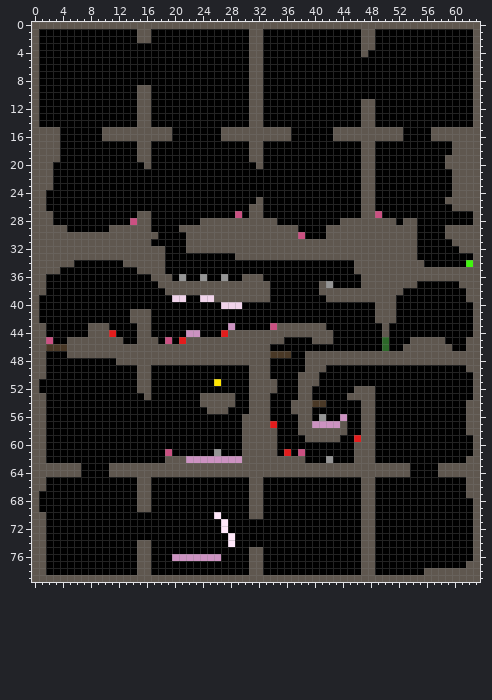
A pixel-art file gets an edit: Levels.ase. That is the earlier state.
64x80 pixels, 1 frame.
And afterwards:
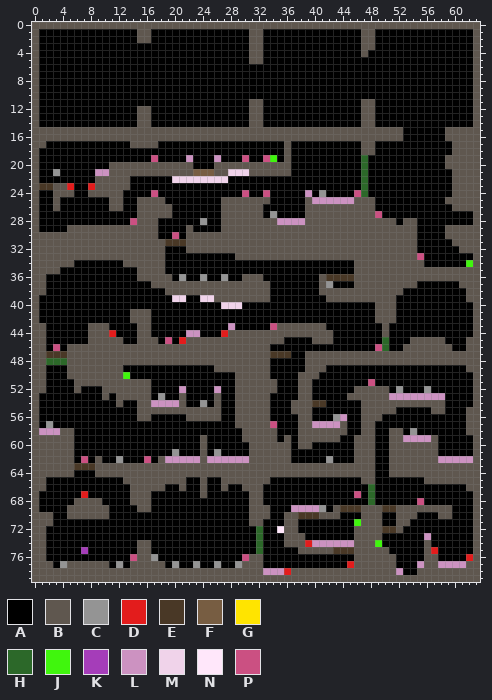
Palette (. is transparent): A #000000  B #5f574f  C #949494  D #e31c1c  E #493826  F #775d42  G #ffe400  H #2c6829  J #40f60d  K #a53db9  L #cc92c1  M #f0d3ea  N #ffe7fa  P #cb5082
The exact change:
layer "Coins" now hidden
Changed rows in their new state; - is an unchanged pixel.
first column x 15:
 6 ----------------AA
 7 ----------------AA
 8 ----------------AA
 9 AA--------------AA
10 AA--------------AA
11 AA----------------
first column x 1:
15 ---BBBBBB----------BBBBBBB----------BBBBBB--------------AA
16 ---BBBBBB----------BBBBBBB----------BBBBBB--------------AA
17 -AA----------B--B-------------AA---B----------------------
18 AAA-----------AA--------------AA---B----------------------
19 AAA-----------AAP----L---L---PAAPJ-B----------HA----------
20 AA--------BBBBB-BBBBBB---BBBBBB-BBBB----------HA----------
21 AAC-----LLBBBBBBBBBBBBFFFBBMMMBBBBBB----------HA----------
22 AA------BBBBB------MMMMMMMM-------------------HA----------
23 EEBBD--DBBBBB---------------------------------HA----------
24 A-BBB--BBBBB----P------------P--P-----L-C----PHA----------
25 A-B-------BB--BBBB--------BBBBB-B-----BLLLLLLB------------
26 A-B-------BB--BBBBB-------BBBB--------BBBBBBBB------------
27 AA--------------BBB-------BBBB---C----BBBBBBBB------------
28 AA--------------B------CAA--------LLLLBBBBB---------------
29 AAAABBBBBB------B---A-AAAA-----------BBBB-----------------
30 -------------------P-----------------BBBB-----------------
31 ----------------BBEEE-------------------------------------
33 ------------------------------------------------------P---
36 --------------BB------------------------BEEEEB------------
37 ----------------B----------------------------B------------
first column x 1:
45 -A--AAA-------------------------------------------------------
46 -APA--------------------------------------------P-------------
47 -EEE----------------------------------------------------------
48 -HHHBBBBBBB---------------------------------------------------
49 ----BBBBBBBB--AA---------BBBBB--------------------------------
50 ----BBBBBBBBJ-AA------------BB--------------------------------
51 B----BBBBBBBBB-----------A--BB---------A-------P--------------
52 B----B---BBBBB------L----L--BB------------------BB-C---C------
53 A--------B-BBBB--C--B--AA-AABB------------------BBLLLLLLLL----
54 A----------B--BBLLLLB--CA-AABB------------------BBBBBBBBBB---A
55 A-------------BBBBBBBBBB--A-BB------------------BBB-----BB----
56 A-------------BB-----BBBBB--B-----------A-C-----B-------------
57 AC--------------------------B----P----------------------------
58 LLLBB---------------------------------------------BB-C--------
59 -BBBB------------------B-----------B-B-------B----BBLLLLB-----
60 -BBBB------------------B-----A----BB-BB-----------BBBBBBB-----
61 -BBBB-------------AC---B-----A----BB-A------------BBBBBBB-----
62 -BBBB-P-B--C---P-BLLL--B-----L------AA------------BBBBBBBLLLLL
63 -----EEEBB--------------------------------------AA---BBBB-----
64 -----A--BB--------------------------------------AA---BBBB-----
65 ------------BB--BBBBB--B--BBBB--B----------------------BBBBBB-
66 -------------B--BB--B--B--B--B----------------AH--------------
67 ------D------B---------B---------------------PAH-------------A
68 -----BBBB----B--------------------------------AH------P-------
69 ----BBBBBB----------------------B---LLLLC-BEEE--BEEBBBBBBBB---
70 -B--BBBBBB---------------A------B--BBEEEBBB-----B--BBB---BB---
71 -B------------------------A---BB---BB--------J--B--BB---------
72 --------------------------A----H--NBB--------B--BEEB----------
73 ---------------------------A---H---BBB-------B--B------L------
74 ---------------------------A---H---BBBDLLLLLLB--J------B------
75 ------K-----------------------AH-----BBBBBEEEB--BB-----BD-----
76 -------------P--C--AAAAAAA---P---------------B--BBB----BB----D
77 -B-CBBBBBB-C-B--BB-C--C--C--CB--------------DB--BBB---LBBLLLL-
78 -BBBBBBBBBBBBB--BBBBBBBBBBBBBB--LLLDBBBBBBBBBB--BBBL--B-------
